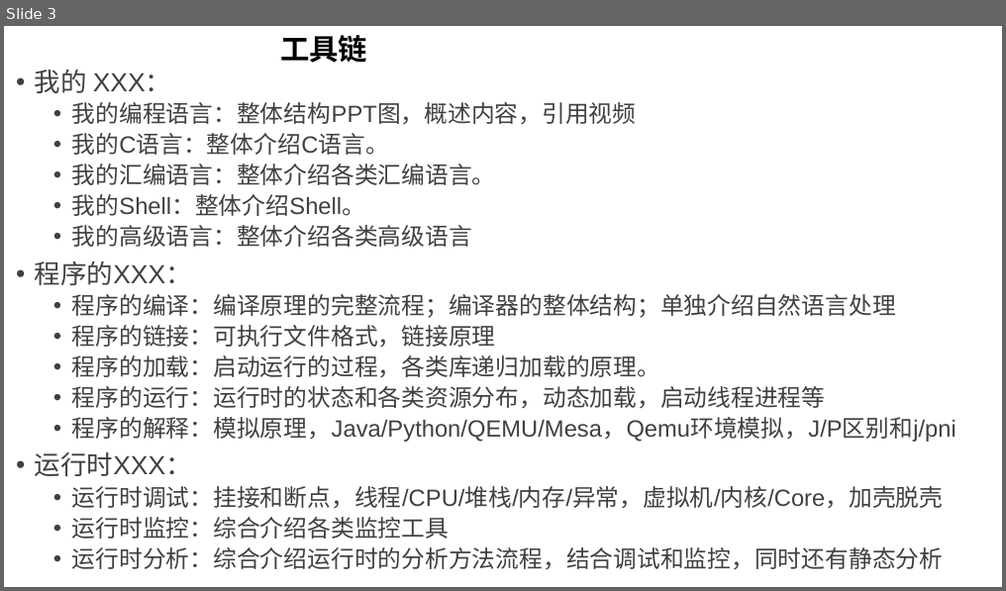
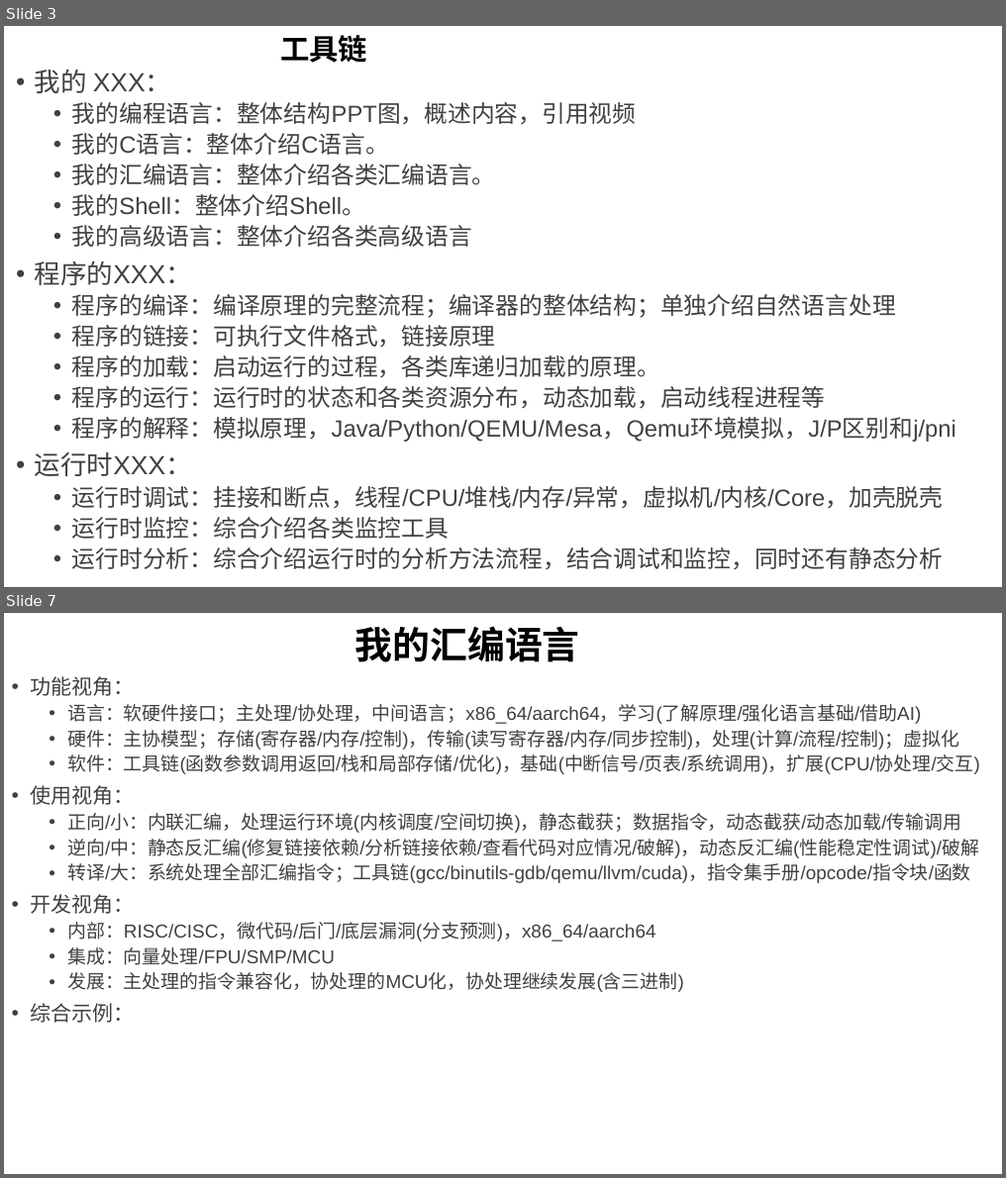
Before and after one commit to GavinKoeng/it-talks, a slide deck: it-talks.pptx. Shown one above the other, each under a label of ours: slide 3 before the commit, slides 3 and 7 after it; the slides between them are not shown. The pictures are 1006x591 and 1006x1178 pixels, drawn with LibreOffice and Linux fonts; fonts in the diff are those of the drawing. Boxes give left, top, right and bottom in pixels: in the first picture for what was removed or moved away, otherwise in the second. Text is boxed around its words. In the diff, an @@ line names an element or a change of style, - is before the commit and + after.

Commit message:
it-talks.pptx: Add "我的汇编语言" 视频组提纲

```diff
--- a/it-talks.pptx
+++ b/it-talks.pptx
@@ slide 7 added at [4,613,1002,1174], background #FFFFFF @@
@@ title added at [355,626,580,663], 36 pt, text #000000, bold @@
+我的汇编语言
@@ text added at [30,676,980,1023], 18 pt, text #404040 @@
+• 功能视角：
+  • 语言：软硬件接口；主处理/协处理，中间语言；x86_64/aarch64，学习(了解原理/强化语言基础/借助AI)
+  • 硬件：主协模型；存储(寄存器/内存/控制)，传输(读写寄存器/内存/同步控制)，处理(计算/流程/控制)；虚拟化
+  • 软件：工具链(函数参数调用返回/栈和局部存储/优化)，基础(中断信号/页表/系统调用)，扩展(CPU/协处理/交互)
+• 使用视角：
+  • 正向/小：内联汇编，处理运行环境(内核调度/空间切换)，静态截获；数据指令，动态截获/动态加载/传输调用
+  • 逆向/中：静态反汇编(修复链接依赖/分析链接依赖/查看代码对应情况/破解)，动态反汇编(性能稳定性调试)/破解
+  • 转译/大：系统处理全部汇编指令；工具链(gcc/binutils-gdb/qemu/llvm/cuda)，指令集手册/opcode/指令块/函数
+• 开发视角：
+  • 内部：RISC/CISC，微代码/后门/底层漏洞(分支预测)，x86_64/aarch64
+  • 集成：向量处理/FPU/SMP/MCU
+  • 发展：主处理的指令兼容化，协处理的MCU化，协处理继续发展(含三进制)
+• 综合示例：
```
Also in this commit, not shown: 4 other slides added.
